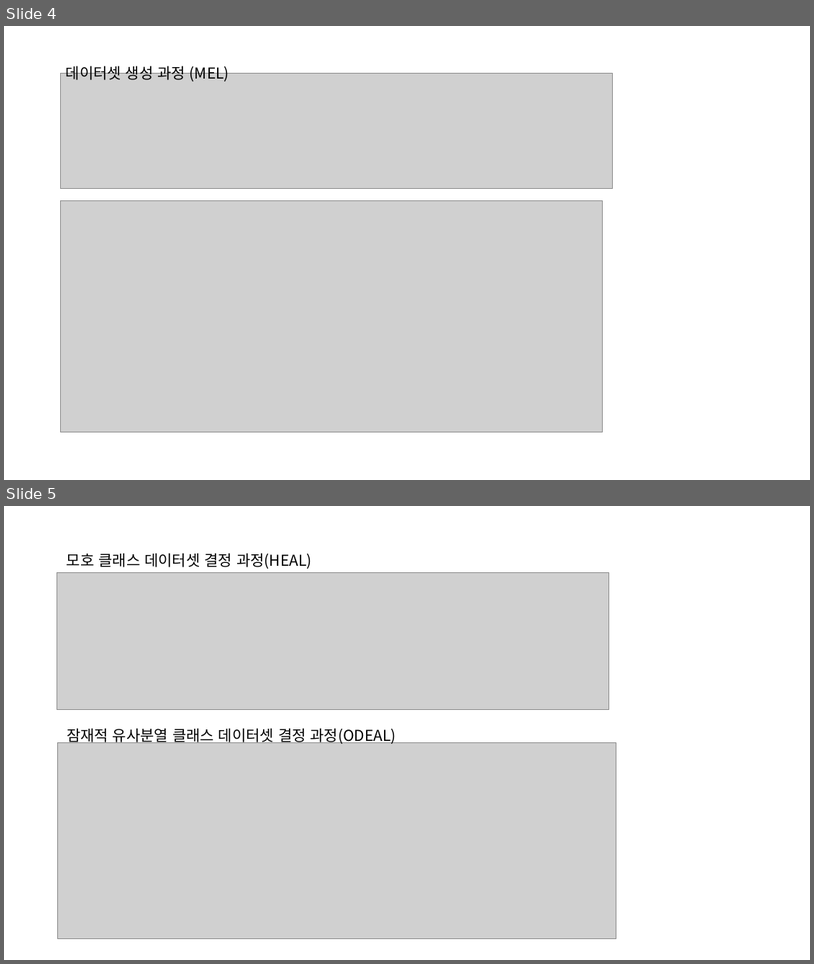
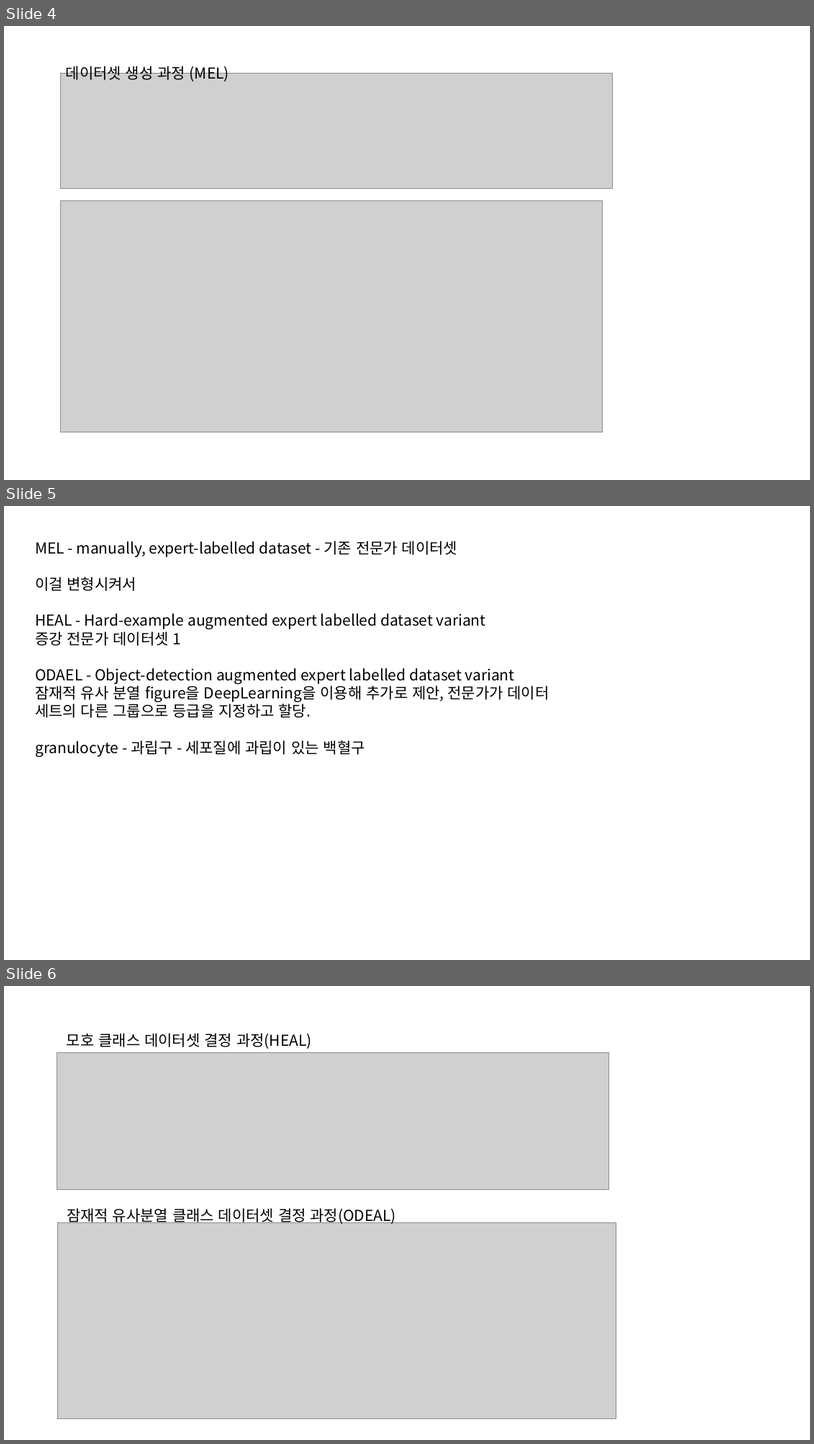
Before and after one commit to hslee4716/CCMCT, a slide deck: 발표자료/CCMCT_중간발표.pptx. Shown one above the other, each under a label of ours: slides 4 and 5 before the commit, slides 4, 5 and 6 after it. The pictures are 814x964 and 814x1444 pixels, drawn with LibreOffice and Linux fonts; fonts in the diff are those of the drawing; grey boxes stand for pictures. Boxes give left, top, right and bottom in pixels: in the first picture for what was removed or moved away, otherwise in the second. Text is boxed around its words. In the diff, an @@ line names an element or a change of style, - is before the commit and + after.

```diff
--- a/발표자료/CCMCT_중간발표.pptx
+++ b/발표자료/CCMCT_중간발표.pptx
@@ slide 5 added at bbox=[4, 506, 810, 960], background #FFFFFF @@
@@ text added at bbox=[35, 541, 550, 757], 18 pt, text #000000 @@
+MEL - manually, expert-labelled dataset - 기존 전문가 데이터셋
+이걸 변형시켜서
+HEAL - Hard-example augmented expert labelled dataset variant
+증강 전문가 데이터셋 1
+ODAEL - Object-detection augmented expert labelled dataset variant
+잠재적 유사 분열 figure을 DeepLearning을 이용해 추가로 제안, 전문가가 데이터 세트의 다른 그룹으로 등급을 지정하고 할당.
+granulocyte - 과립구 - 세포질에 과립이 있는 백혈구
@@ what was slide 5 is now slide 6 @@
```
Also in this commit, not shown: 3 other files.
